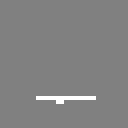
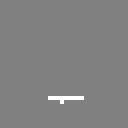
Layered file, before and after one edit (128px x 128px). Changes by layer:
painted on "Layer 3" over [36, 96, 96, 104]
